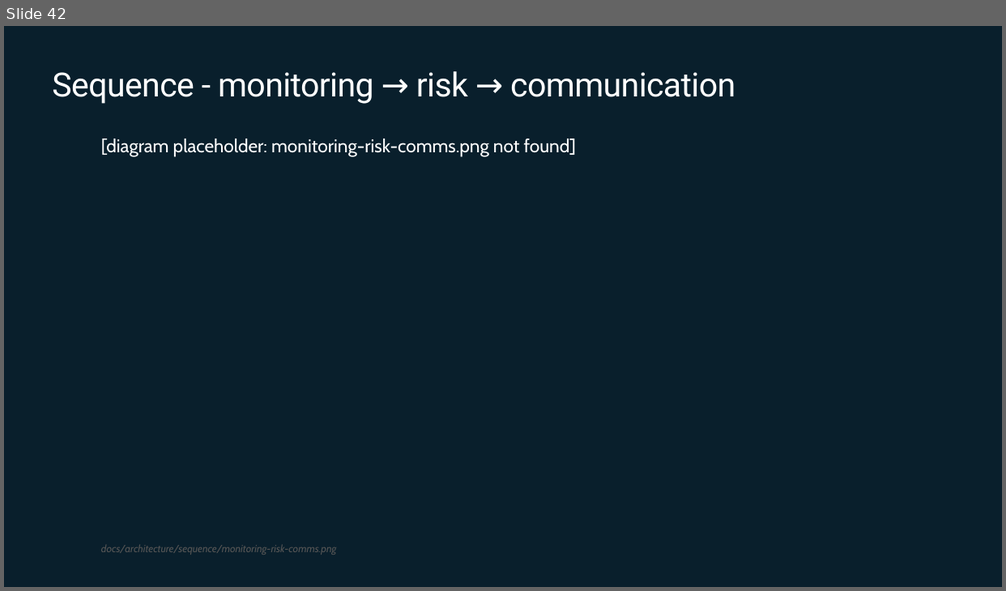
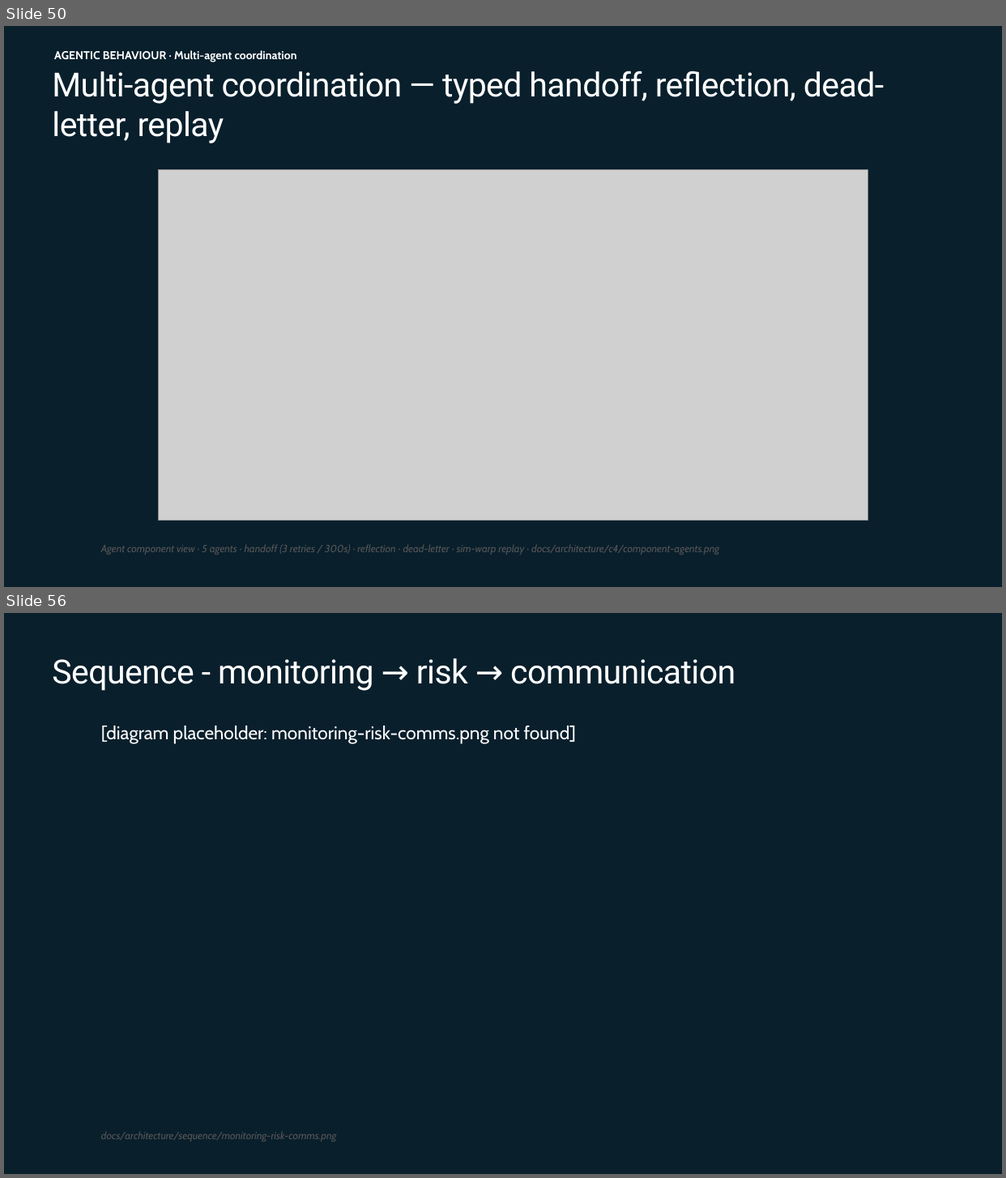
Before and after one commit to johnbilliris/ama, a slide deck: docs/ama-presentation/AMA_Capstone_Disaster_Response_Hub.pptx. Shown one above the other, each under a label of ours: slide 42 before the commit, slides 50 and 56 after it; the slides between them are not shown. The pictures are 1006x591 and 1006x1178 pixels, drawn with LibreOffice and Linux fonts; fonts in the diff are those of the drawing; grey boxes stand for pictures; background and template pictures are left out. Boxes give left, top, right and bottom in pixels: in the first picture for what was removed or moved away, otherwise in the second. Text is boxed around its words. In the diff, an @@ line names an element or a change of style, - is before the commit and + after.

```diff
--- a/docs/ama-presentation/AMA_Capstone_Disaster_Response_Hub.pptx
+++ b/docs/ama-presentation/AMA_Capstone_Disaster_Response_Hub.pptx
@@ slide 50 added at [4, 26, 1002, 587], background #091F2C @@
@@ title added at [52, 71, 884, 143], 32 pt, text #FFFFFF @@
+Multi-agent coordination — typed handoff, reflection, dead-letter, replay
@@ text added at [54, 50, 297, 62], 11 pt, text #FFFFFF, bold @@
+AGENTIC BEHAVIOUR · Multi-agent coordination
@@ picture added at [158, 169, 868, 521] @@
@@ text added at [101, 544, 719, 555], 10 pt, text #555555, italic @@
+Agent component view · 5 agents · handoff (3 retries / 300s) · reflection · dead-letter · sim-warp replay · docs/architecture/c4/component-agents.png
@@ what was slide 42 is now slide 56 @@
```
Also in this commit, not shown: 13 other slides added, 6 other files.
